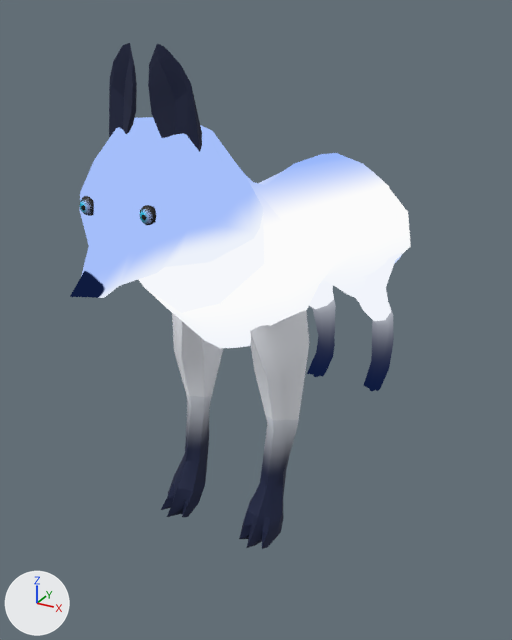
The glTF model entities/enemies/ice_fox/art/ice_fox.glb: old version first, new version second.
One viewpoint serves both versions: a camera (50 mm lens) standing at (1.83, -3.88, 2.51) and looking at (-0.22, -0.16, 0.65). Lighting does not change. The marker at lower left points along +X, +Y and +Z. Where no turn or scale is listed for an object, it has been applied to the vertices.

Script lines for the objects in view, before the commit:
```python
mat_front_legs_material = principled_material('Front Legs Material')
mat_front_legs_material.texture = img_front_legs_material_base_color
mat_front_legs_material.metallic = 0.04
mat_front_legs_material.roughness = 0.8
me_cube = bpy.data.meshes.new('Cube')
me_cube.from_pydata(...)  # 90 vertices, 176 faces; spans x -0.2..0.16, y -0.33..0.39, z -0.62..0.98
me_cube.materials.append(mat_front_legs_material)  # picture img_front_legs_material_base_color
me_cube_003 = bpy.data.meshes.new('Cube.003')
me_cube_003.from_pydata(...)  # 160 vertices, 316 faces; spans x -0.46..0.46, y -0.6..1.91, z -0.8..0.68
me_cube_003.materials.append(mat_body_material)
me_cube_006 = bpy.data.meshes.new('Cube.006')
me_cube_006.from_pydata(...)  # 90 vertices, 176 faces; spans x -0.2..0.16, y -0.33..0.39, z -0.62..0.98
me_cube_006.materials.append(mat_front_legs_material)  # picture img_front_legs_material_base_color
ob_body = bpy.data.objects.new('Body', me_cube_003)
ob_body.location = (-0.009, -0.685, 1.402)
ob_left_front_leg = bpy.data.objects.new('Left Front Leg', me_cube)
ob_left_front_leg.location = (0.27, -0.825, 0.298)
ob_right_front_leg = bpy.data.objects.new('Right Front Leg', me_cube_006)
ob_right_front_leg.location = (-0.27, -0.825, 0.298)
ob_right_front_leg.rotation_euler = (3.142, 0.0, 0.0)  # degrees (180, 0, 0)
ob_right_front_leg.scale = (-1.0, -1.0, -1.0)
# also in view: 'Head' at (-0.01, -1.61, 1.63); 'Left Back Leg' at (0.24, 0.8, 0.39); 'Right Back Leg' at (-0.24, 0.8, 0.39); 'Ears' at (-0.01, -1.45, 2.18)
```
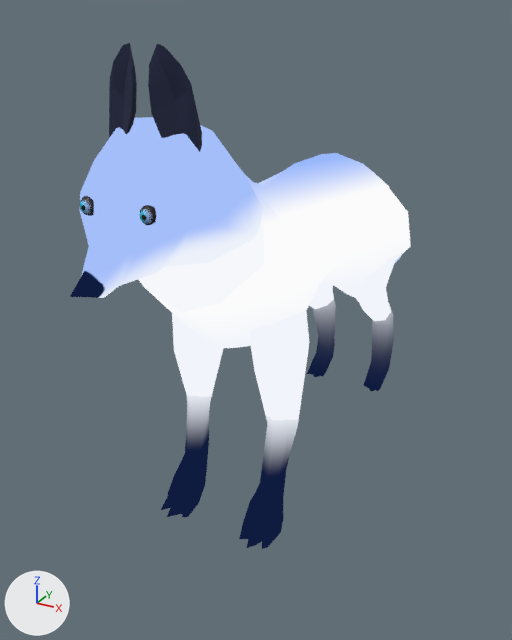
Location of each change, [x1, y1, x2, y2] in pixels of the pictures (512 x 640 px):
'Left Front Leg', recoloured
    both: [239, 311, 309, 549]
'Right Front Leg', recoloured
    both: [161, 313, 223, 517]

The change, as a list of edits to the scene's bpy script:
```text
Change mat_front_legs_material:
    remove # nodes: BsdfPrincipled, OutputMaterial, TexImage
    nodes: BsdfTransparent, Emission, LightPath, MixShader, OutputMaterial, TexImage
```
